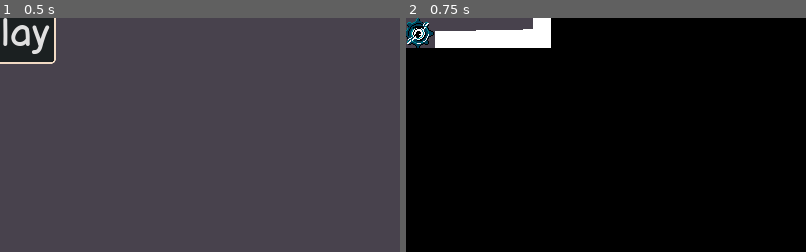
Above: before the commit, frames 1-2 (left to right).
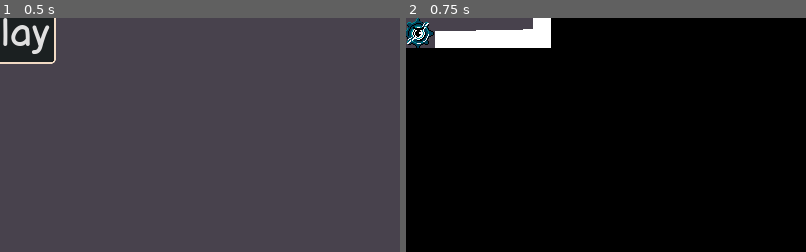
Above: after the commit, the same moments.

Repository: AlaraBread/Overclocked
Game: Godot game, scene res://menus/MainMenu.tscn
The game is run twice, just before and just after one commit, with the same random seed, the same clock (stepped at 60 frames per second) and the same inputs.
Inputs:
- Up to frame 1 (0.5 s): no input
- Up to frame 2 (0.75 s): click "Play" at 0.5 s
The pictures show only the part of the screen within x 48-98%, y 47-97%; the shares and areas given below are measured in that part.

Frame 1 is identical in both runs. In frame 2, less than 0.1% of the frame differs, in the area x 2-5%, y 3-9%.

Commit message:
neutral face

Diff:
--- a/game/objects/Player.gd
+++ b/game/objects/Player.gd
@@ -8,7 +8,8 @@
 const faces = [preload("res://assets/player/sprocketeyeup.png"),
 		preload("res://assets/player/sprocketeyedown.png"),
 		preload("res://assets/player/sprocketeyeleft.png"),
-		preload("res://assets/player/sprocketeyeright.png")]
+		preload("res://assets/player/sprocketeyeright.png"),
+		preload("res://assets/player/sprocketface.png")]
 
 func _physics_process(delta):
 	if(Input.is_action_pressed("left")):
@@ -43,10 +44,13 @@
 		if(col.is_in_group("physics")):
 			col.linear_velocity -= jump_info[1]*jump_force
 
+var avg_speed = Vector2()
 func _process(_delta):
 	$Face.rotation = -rotation+linear_velocity.x*0.001
 	var dir = linear_velocity.normalized()
-	if((dir.dot(Vector2.UP)) > 0.25):
+	if(linear_velocity.length() < 20):
+		$Face.texture = faces[4]
+	elif((dir.dot(Vector2.UP)) > 0.25):
 		$Face.texture = faces[0]
 	elif((dir.dot(Vector2.DOWN)) > 0.25):
 		$Face.texture = faces[1]
Binary file added: assets/player/sprocketface.png
Not shown, added: assets/player/sprocketface.png.import
